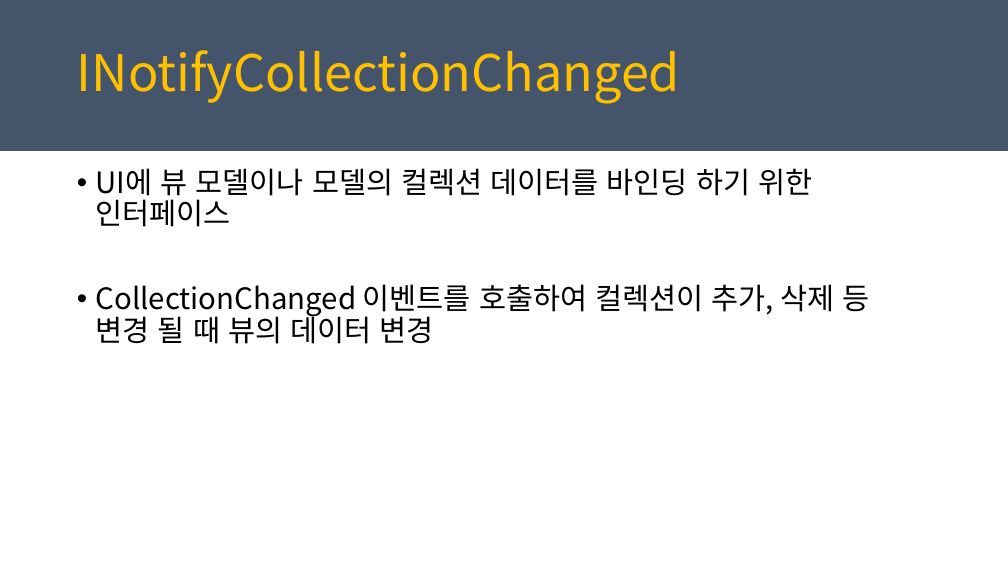
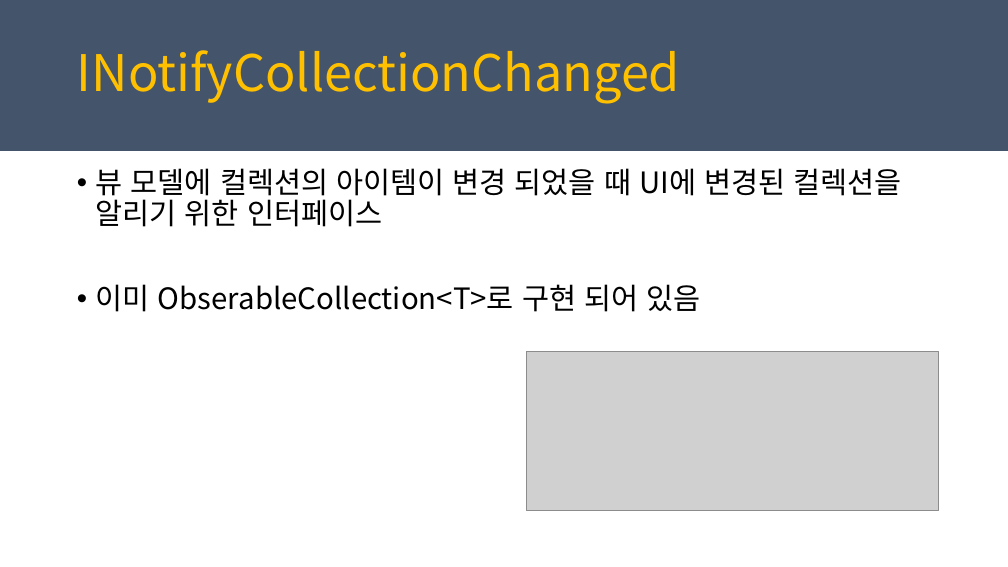
Before and after one commit to juniair/Summary-PPT, a slide deck: slide 17 of PRISM_MVVM_사용.pptx (slide 18 before the commit). Drawn at 1008x567 pixels with LibreOffice and Linux fonts; fonts in the diff are those of the drawing; grey boxes stand for pictures. Boxes give left, top, right and bottom in pixels: in the first picture for what was removed or moved away, otherwise in the second. Text is boxed around its words. In the diff, an @@ line names an element or a change of style, - is before the commit and + after.

Commit message:
이미지 추가

```diff
--- a/PRISM_MVVM_사용.pptx
+++ b/PRISM_MVVM_사용.pptx
@@ text at (96, 168, 902, 312): text changed @@
-• UI에 뷰 모델이나 모델의 컬렉션 데이터를 바인딩 하기 위한 인터페이스
-• CollectionChanged 이벤트를 호출하여 컬렉션이 추가, 삭제 등 변경 될 때 뷰의 데이터 변경
+• 뷰 모델에 컬렉션의 아이템이 변경 되었을 때 UI에 변경된 컬렉션을 알리기 위한 인터페이스
+• 이미 ObserableCollection<T>로 구현 되어 있음
@@ picture added at (526, 352, 938, 510) @@
```
Also in this commit, not shown: 4 other slides changed, 2 slides removed, 19 other files.
